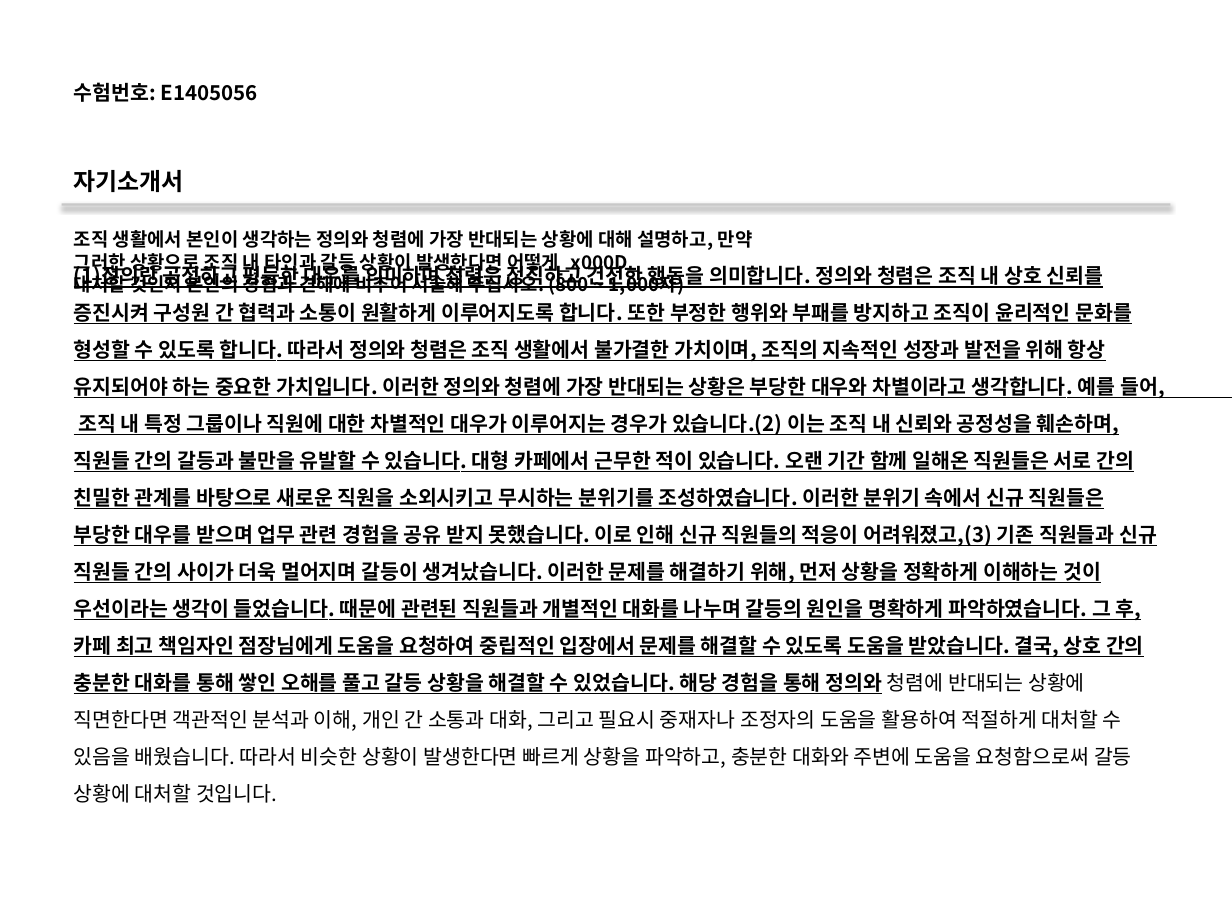
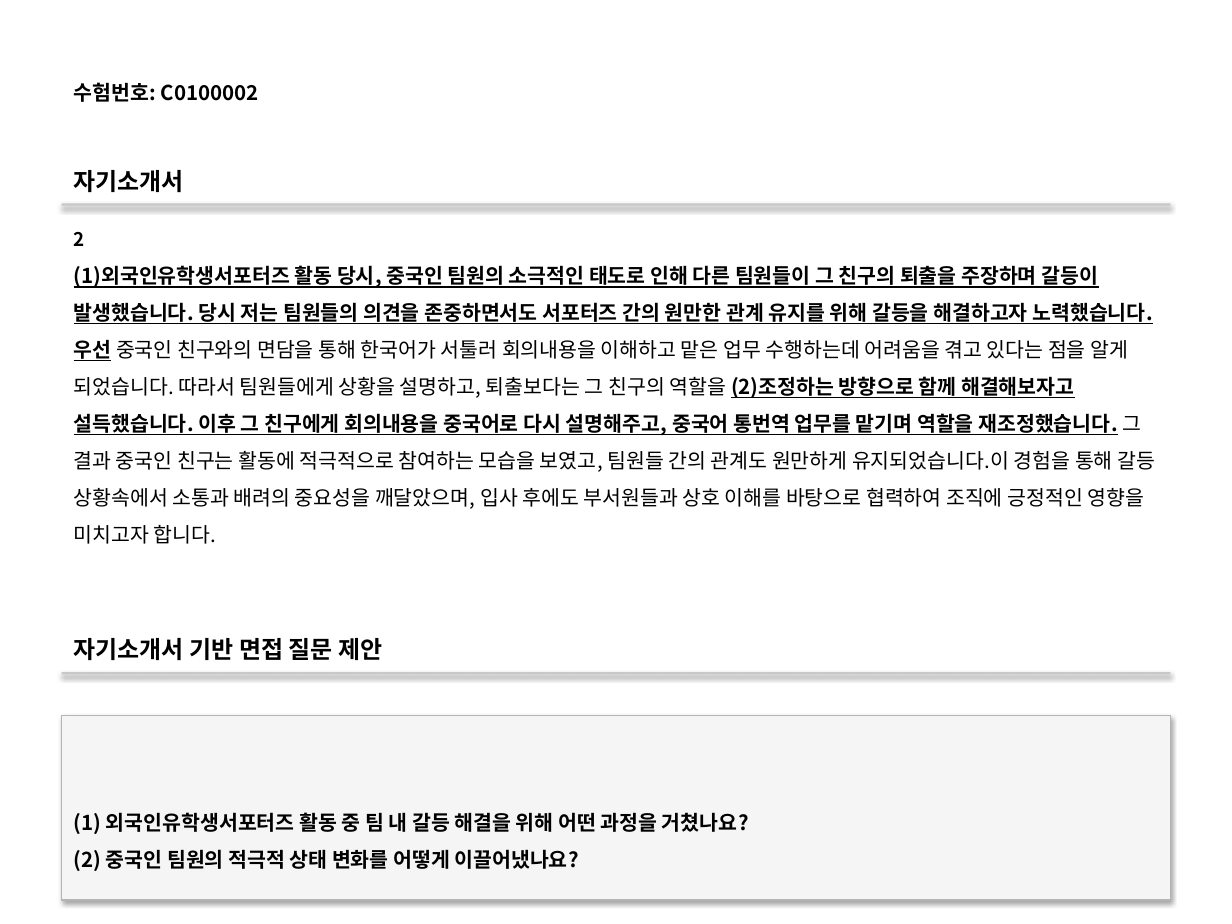
Before and after one commit to DaeGul2/isbr-auto-questionnaire, a slide deck: slide 4 of flask-server/outputs/output.pptx (slide 54 before the commit). Drawn at 1232x924 pixels with LibreOffice and Linux fonts; fonts in the diff are those of the drawing. Boxes give left, top, right and bottom in pixels: in the first picture for what was removed or moved away, otherwise in the second. Text is boxed around its words. In the diff, an @@ line names an element or a change of style, - is before the commit and + after.

```diff
--- a/flask-server/outputs/output.pptx
+++ b/flask-server/outputs/output.pptx
@@ text at [74, 82, 259, 102]: text changed @@
-수험번호: E1405056
+수험번호: C0100002
@@ text at [74, 232, 85, 246]: text changed @@
-조직 생활에서 본인이 생각하는 정의와 청렴에 가장 반대되는 상황에 대해 설명하고, 만약 그러한 상황으로 조직 내 타인과 갈등 상황이 발생한다면 어떻게_x000D_
-대처할 것인지 본인의 경험과 견해에 비추어 서술해 주십시오. (800 ~ 1,000자)
+2
@@ text at [74, 263, 1155, 509]: text changed; bold off @@
-(1)정의란 공정하고 평등한 대우를 의미하며 청렴은 정직하고 건전한 행동을 의미합니다. 정의와 청렴은 조직 내 상호 신뢰를 증진시켜 구성원 간 협력과 소통이 원활하게 이루어지도록 합니다. 또한 부정한 행위와 부패를 방지하고 조직이 윤리적인 문화를 형성할 수 있도록 합니다. 따라서 정의와 청렴은 조직 생활에서 불가결한 가치이며, 조직의 지속적인 성장과 발전을 위해 항상 유지되어야 하는 중요한 가치입니다. 이러한 정의와 청렴에 가장 반대되는 상황은 부당한 대우와 차별이라고 생각합니다. 예를 들어, 조직 내 특정 그룹이나 직원에 대한 차별적인 대우가 이루어지는 경우가 있습니다.(2) 이는 조직 내 신뢰와 공정성을 훼손하며, 직원들 간의 갈등과 불만을 유발할 수 있습니다. 대형 카페에서 근무한 적이 있습니다. 오랜 기간 함께 일해온 직원들은 서로 간의 친밀한 관계를 바탕으로 새로운 직원을 소외시키고 무시하는 분위기를 조성하였습니다. 이러한 분위기 속에서 신규 직원들은 부당한 대우를 받으며 업무 관련 경험을 공유 받지 못했습니다. 이로 인해 신규 직원들의 적응이 어려워졌고,(3) 기존 직원들과 신규 직원들 간의 사이가 더욱 멀어지며 갈등이 생겨났습니다. 이러한 문제를 해결하기 위해, 먼저 상황을 정확하게 이해하는 것이 우선이라는 생각이 들었습니다. 때문에 관련된 직원들과 개별적인 대화를 나누며 갈등의 원인을 명확하게 파악하였습니다. 그 후, 카페 최고 책임자인 점장님에게 도움을 요청하여 중립적인 입장에서 문제를 해결할 수 있도록 도움을 받았습니다. 결국, 상호 간의 충분한 대화를 통해 쌓인 오해를 풀고 갈등 상황을 해결할 수 있었습니다. 해당 경험을 통해 정의와 청렴에 반대되는 상황에 직면한다면 객관적인 분석과 이해, 개인 간 소통과 대화, 그리고 필요시 중재자나 조정자의 도움을 활용하여 적절하게 대처할 수 있음을 배웠습니다. 따라서 비슷한 상황이 발생한다면 빠르게 상황을 파악하고, 충분한 대화와 주변에 도움을 요청함으로써 갈등 상황에 대처할 것입니다.
+(1)외국인유학생서포터즈 활동 당시, 중국인 팀원의 소극적인 태도로 인해 다른 팀원들이 그 친구의 퇴출을 주장하며 갈등이 발생했습니다. 당시 저는 팀원들의 의견을 존중하면서도 서포터즈 간의 원만한 관계 유지를 위해 갈등을 해결하고자 노력했습니다.우선 중국인 친구와의 면담을 통해 한국어가 서툴러 회의내용을 이해하고 맡은 업무 수행하는데 어려움을 겪고 있다는 점을 알게 되었습니다. 따라서 팀원들에게 상황을 설명하고, 퇴출보다는 그 친구의 역할을 (2)조정하는 방향으로 함께 해결해보자고 설득했습니다. 이후 그 친구에게 회의내용을 중국어로 다시 설명해주고, 중국어 통번역 업무를 맡기며 역할을 재조정했습니다. 그 결과 중국인 친구는 활동에 적극적으로 참여하는 모습을 보였고, 팀원들 간의 관계도 원만하게 유지되었습니다.이 경험을 통해 갈등 상황속에서 소통과 배려의 중요성을 깨달았으며, 입사 후에도 부서원들과 상호 이해를 바탕으로 협력하여 조직에 긍정적인 영향을 미치고자 합니다.
@@ text "자기소개서 기반 면접 질문 제안" rewrapped from [240, 710, 736, 766] to [74, 638, 382, 660] @@
@@ rectangle added at [62, 673, 1170, 675], fill #C8C8C8 @@
@@ rectangle added at [62, 715, 1170, 899], fill #F5F5F5, outline #B4B4B4 0.75 pt, 12 pt, text #000000, bold @@
+(1) 외국인유학생서포터즈 활동 중 팀 내 갈등 해결을 위해 어떤 과정을 거쳤나요?
+(2) 중국인 팀원의 적극적 상태 변화를 어떻게 이끌어냈나요?
```
Also in this commit, not shown: 3 other slides changed, 192 slides removed, 4 other files.
